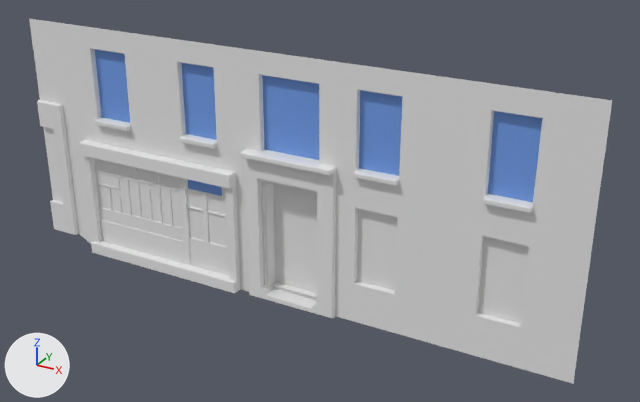
What one commit did to the FBX model LD48/Assets/GraphicBank/Mesh/ENV_Batiment_01.fbx.
Before and after are seen from a camera (50 mm lens) standing at (14.7, -23.3, 15.3) and looking at (1.9, 0.1, 3.6). Lighting does not change. The marker at lower left points along +X, +Y and +Z. Where no turn or scale is listed for an object, it has been applied to the vertices. Vertices at the same position are counted once.

The scene before the commit, as lines of its bpy script (objects in view):
```python
me_cube_005 = bpy.data.meshes.new('Cube.005')
me_cube_005.from_pydata(...)  # 639 vertices, 645 faces; spans x -9.8..10.7, y -0.7..0.2, z -0.3..8.4
# faces by material slot: [7, 638]
me_cube_005.materials.append(mat_glass)  # blue #719de7
me_cube_005.materials.append(mat_env_batiment_02)  # its picture is missing
ob_env_batiment_02 = bpy.data.objects.new('ENV_Batiment_02', me_cube_005)
ob_env_batiment_02.location = (0.0, 0.0, 0.0)
```
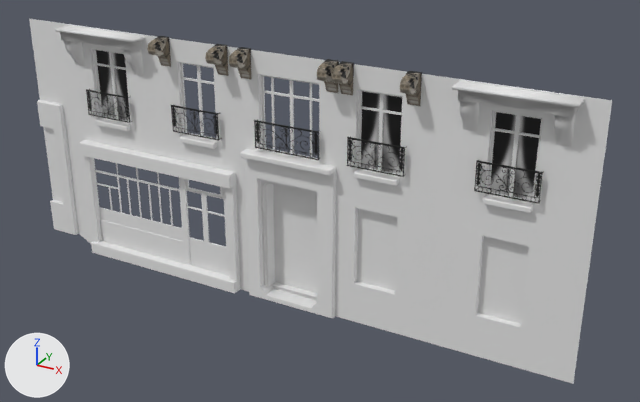
Edits to the bpy script that builds the scene:
```text
Add img_env_windows_mask_png:
    img_env_windows_mask_png = load_image('ENV_Windows_Mask.png', '../Texture/ENV_Windows_Mask.png', 512, 512, 'sRGB')
Add img_env_glacier_normal_png:
    img_env_glacier_normal_png = load_image('ENV_Glacier_Normal.png', '../Texture/ENV_Glacier_Normal.png', 2048, 2048, 'Non-Color')
Add img_env_glacier_albedo_png:
    img_env_glacier_albedo_png = load_image('ENV_Glacier_Albedo.png', '../Texture/ENV_Glacier_Albedo.png', 2048, 2048, 'sRGB')
Add mat_glass_003:
    mat_glass_003 = principled_material('Glass.003')
    mat_glass_003.texture = img_env_windows_mask_png
Add mat_m_glacier:
    mat_m_glacier = bpy.data.materials.new('M_Glacier')
    # uses the picture img_env_glacier_albedo_png
    # uses the picture img_env_glacier_normal_png
Add mat_env_batiment_corner_02:
    mat_env_batiment_corner_02 = principled_material('ENV_Batiment_Corner_02')
    mat_env_batiment_corner_02.base_color = (0.8, 0.8, 0.8)  # white #e7e7e7
Change me_cube_005:
    used by ob_env_batiment_02; location = (0.0, 0.0, 0.0)
    remove me_cube_005.from_pydata(...)  # 639 vertices, 645 faces; spans x -9.8..10.7, y -0.7..0.2, z -0.3..8.4
    remove me_cube_005.materials.append(mat_glass)  # blue #719de7
    add me_cube_005.from_pydata(...)  # 12640 vertices, 22128 faces; spans x -9.8..10.7, y -1.0..0.2, z -0.3..8.5
    me_cube_005 part 1: 11929 vertices added at x -8.0..10.0, y -1.0..-0.1, z 3.2..8.5
    add me_cube_005.materials.append(mat_glass_003)  # picture img_env_windows_mask_png
    add me_cube_005.materials.append(mat_m_glacier)
    add me_cube_005.materials.append(mat_env_batiment_corner_02)  # white #e7e7e7
```

What differs and where, as boxes [x1, y1, x2, y2] in the pictures (640 x 402 px):
part 1 of me_cube_005, added: after [55, 25, 585, 204]
